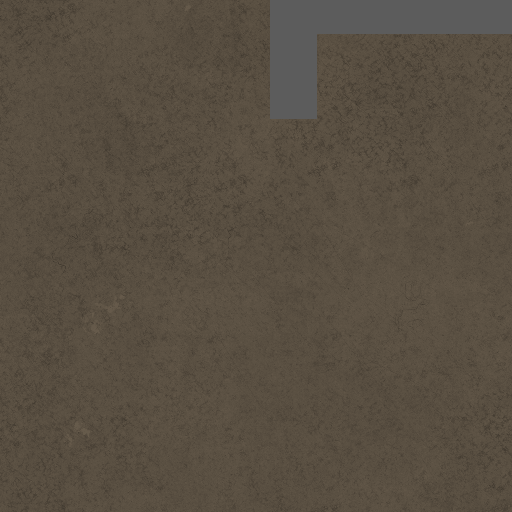
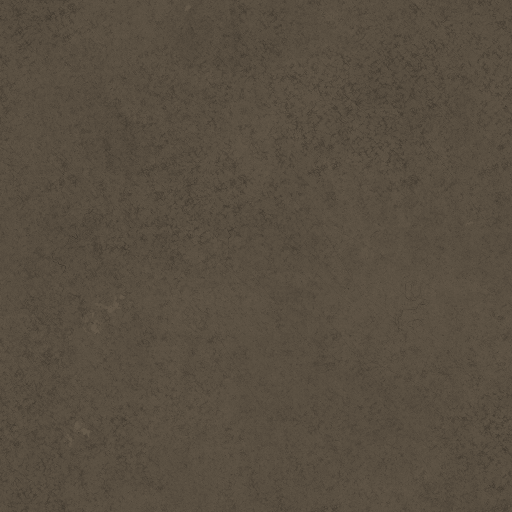
Revision of a layered 512 x 512 image; what changed, layer by layer:
painted on "Paint Layer 348" over [270, 0, 512, 119]
painted on "Paint Layer 349" over [270, 0, 512, 119]
painted on "Metal042B_Color.png" over [270, 0, 512, 119]
painted on "Metal Secondary" (2nd of 2, in "Catwalk_Beam_01" › "Metal Secondary") over [270, 0, 512, 119]
painted on "Paint Layer 238" over [270, 0, 512, 119]